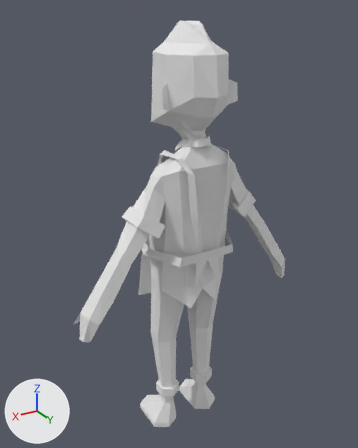
What one commit did to the Blender file asset_src/3d/char.blend.
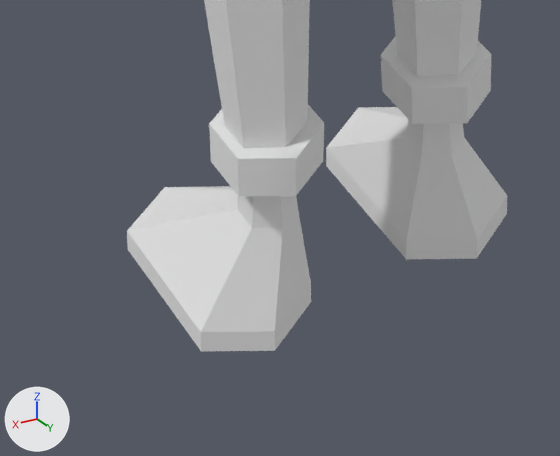
Each version appears first whole from a 50 mm camera at (3.15, 5.04, 5.81) aimed at (0.01, -0.19, 3.2), and next in a close-up on the part from 32% to 63% of the width and 80% to 100% of the height. The axes (+X, +Y, +Z) are drawn at lower left. The lights are the same throughout.

Names of what the first close-up shows: 'char'.
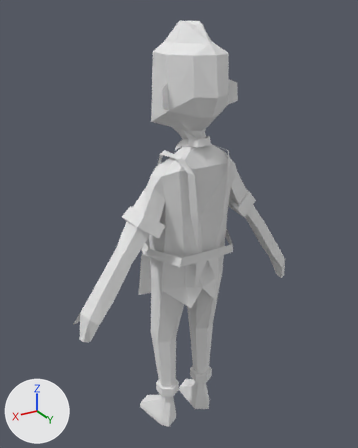
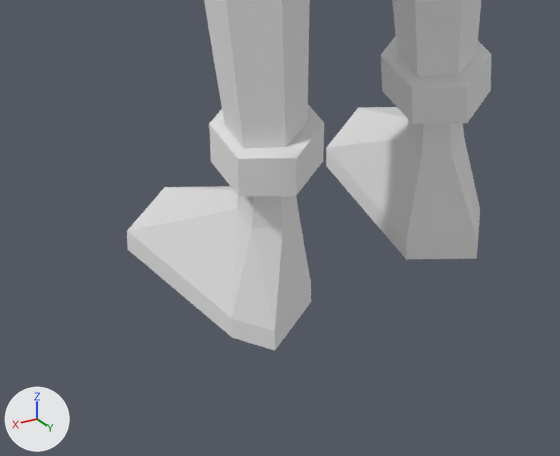
Boxes (x1, y1, x2, y2) around the edits, measured in the close-ups (560 x 456 px; the box of a moved part takes in the faces that stretch with it):
'char', reshaped: before (127, 0, 507, 352); after (127, 0, 492, 350)
part 1 of me_plane, moved or reshaped: before (127, 137, 507, 352); after (127, 138, 480, 350)

What changed in the scene script:
```text
Change me_plane:
    where me_plane.from_pydata(...)  # 223 vertices, 192 faces; spans x -3.8..0.0, y -7.27..5.81, z -1.39..1.5
    used by ob_char; location = (0.0, 0.0, 3.196); rotation_euler = (1.571, 0.0, 0.0), in degrees (90, 0, 0); scale = (0.432, 0.432, 0.432)
    me_plane part 1
    me_plane.vertices[127].co: (-1.27, -7.09, 0.02) -> (-1.03, -7.09, 0.02)  # pixel (507, 195) -> pixel (479, 207)
    me_plane.vertices[133].co: (-1.27, -7.27, 0.02) -> (-1.03, -7.27, 0.02)  # pixel (506, 214) -> pixel (479, 226)
```
